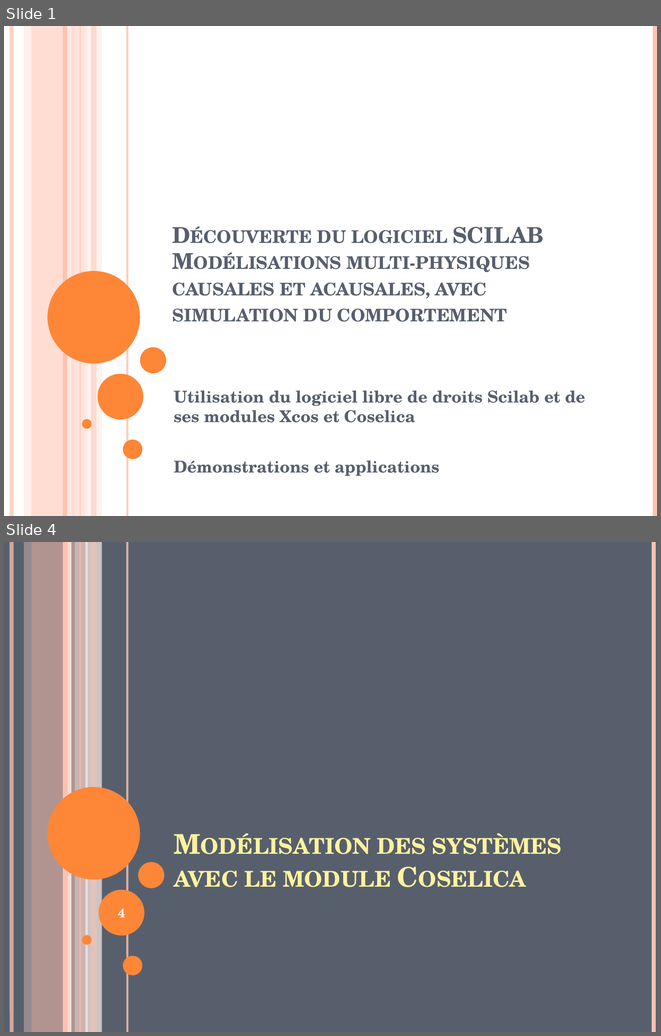
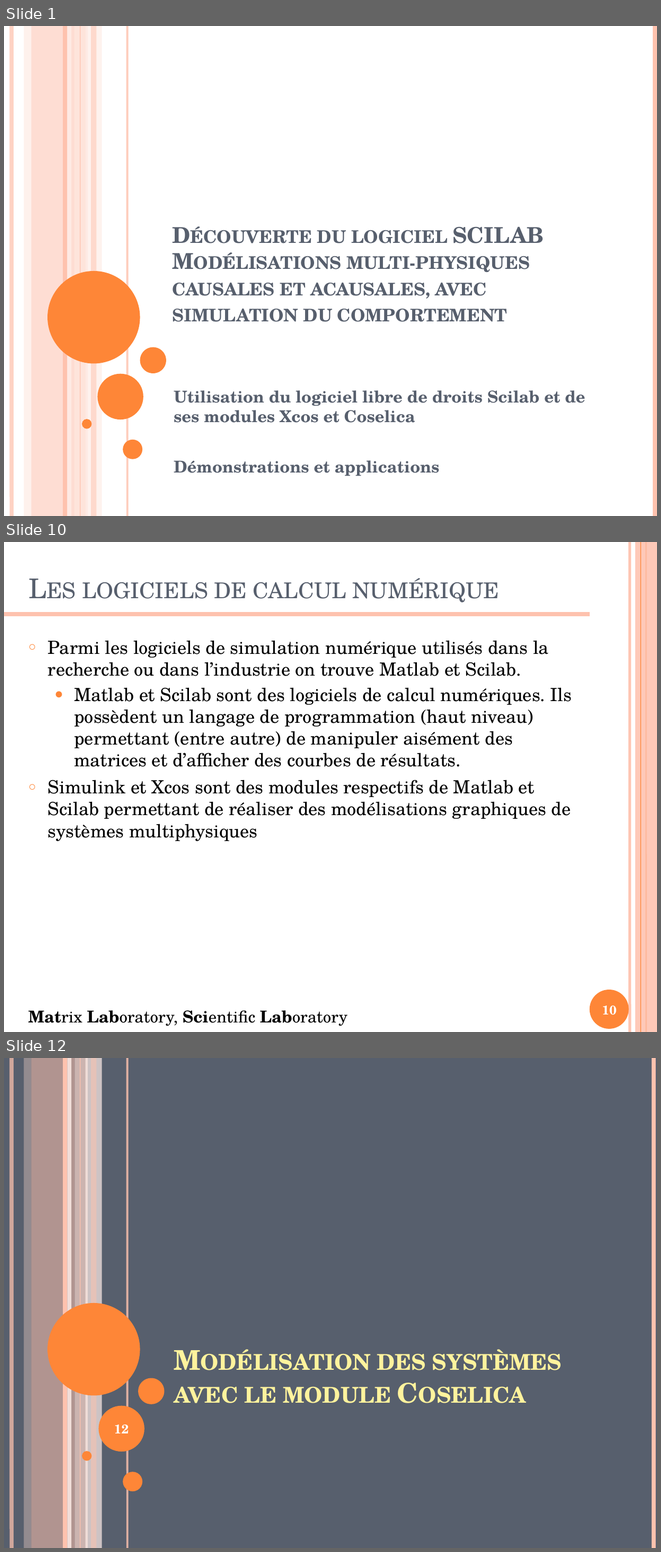
Before and after one commit to xpessoles/Formations, a slide deck: ModelisationMultiphysique/ModelisationMultiphysique.pptx. Shown one above the other, each under a label of ours: slides 1 and 4 before the commit, slides 1, 10 and 12 after it; the slides between them are not shown. The pictures are 661x1036 and 661x1552 pixels, drawn with LibreOffice and Linux fonts; fonts in the diff are those of the drawing. Boxes give left, top, right and bottom in pixels: in the first picture for what was removed or moved away, otherwise in the second. Text is boxed around its words. In the diff, an @@ line names an element or a change of style, - is before the commit and + after.

```diff
--- a/ModelisationMultiphysique/ModelisationMultiphysique.pptx
+++ b/ModelisationMultiphysique/ModelisationMultiphysique.pptx
@@ slide 10 added at [4,542,657,1032], background #FFFFFF @@
@@ line added from (629, 542) to (629, 1032), #FEC3AE 3 pt @@
@@ rectangle added at [635,542,657,1032], fill #FEC3AE at 87% opacity @@
@@ line added from (641, 542) to (641, 1032), #FE8637 0.75 pt @@
@@ line added from (646, 542) to (646, 1032), #FE8637 1.5 pt @@
@@ title added at [82,578,499,602], 30 pt, text #575F6D, small capitals @@
+Les logiciels de calcul numérique
@@ line added from (4, 614) to (590, 614), #FEC3AE 4.5 pt @@
@@ text added at [48,640,572,841], 20 pt, text #000000 @@
+○ Parmi les logiciels de simulation numérique utilisés dans la recherche ou dans l’industrie on trouve Matlab et Scilab.
+  ● Matlab et Scilab sont des logiciels de calcul numériques. Ils possèdent un langage de programmation (haut niveau) permettant (entre autre) de manipuler aisément des matrices et d’afficher des courbes de résultats.
+○ Simulink et Xcos sont des modules respectifs de Matlab et Scilab permettant de réaliser des modélisations graphiques de systèmes multiphysiques
@@ ellipse added at [590,989,629,1029], fill #FE8637 @@
@@ text added at [28,1010,347,1026], 18 pt, text #000000 @@
+Matrix Laboratory, Scientific Laboratory
@@ page number added at [602,1005,617,1015], 14 pt, text #FFFFFF, bold @@
+10
@@ what was slide 4 is now slide 12 @@
@@ page number at [114,1424,129,1433]: text changed @@
-4
+12
```
Also in this commit, not shown: 3 slides changed, 9 other slides added, 1 slide removed, 1 other file.
